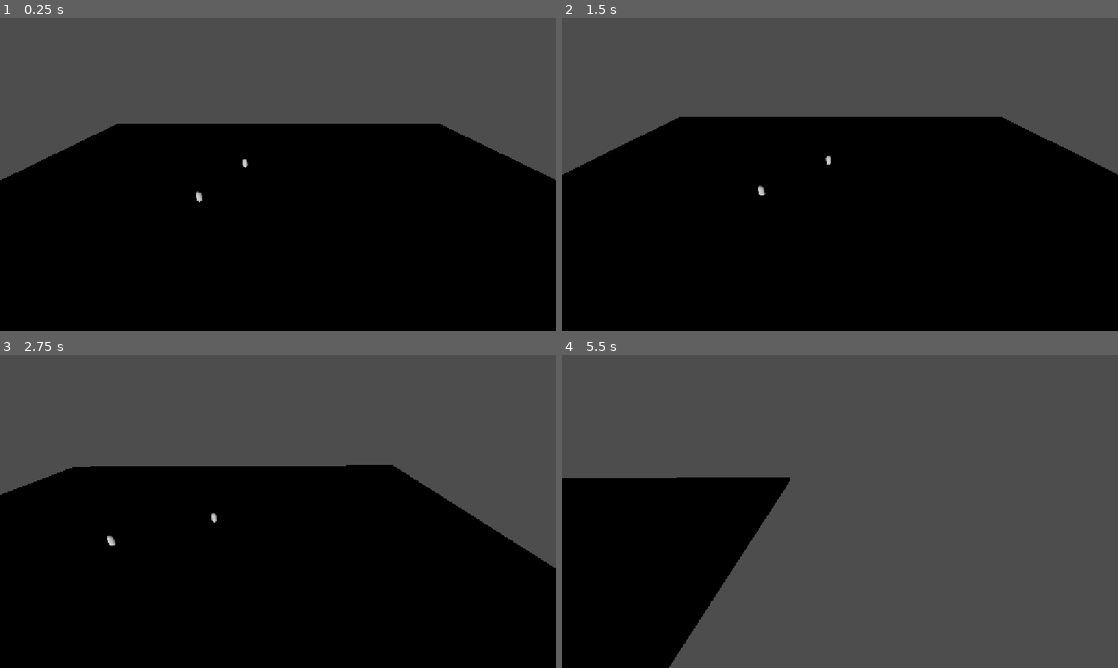
Above: before the commit, frames 1-4 (two rows, left to right).
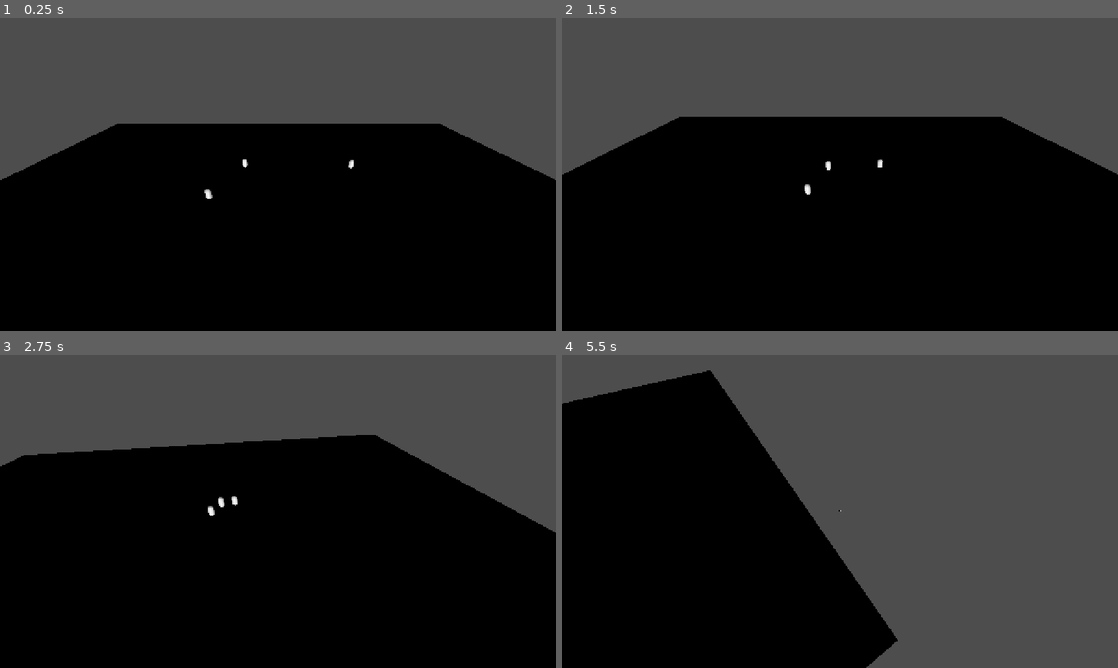
Above: after the commit, the same moments.

Repository: NoMacro/Football-game
Game: Godot game, scene res://match.tscn
The game is run twice, just before and just after one commit, with the same random seed, the same clock (stepped at 60 frames per second) and the same inputs.
Inputs (mouse positions are in pixels of both pictures, inside the frame that each line leads up to):
- Up to frame 1 (0.25 s): no input
- Up to frame 2 (1.5 s): tap Enter (ui_accept) at 0.5, 0.77 s; move the mouse to (962, 158) at 0.52 s; hold D (right) 0.53-1.28 s; tap Z (pass) at 0.6 s; tap Space (shoot) at 0.8, 1.35 s; move the mouse to (728, 190) at 1.27 s; hold S (backward) from 1.28 s (still down)
- Up to frame 3 (2.75 s): tap Enter (ui_accept) at 1.52 s; tap Z (pass) at 1.55, 2.1 s; move the mouse to (333, 442) at 2.02 s; release S (backward) at 2.03 s; hold D (right) from 2.03 s (still down); tap Space (shoot) at 2.3 s
- Up to frame 4 (5.5 s): move the mouse to (812, 574) at 2.77 s; release D (right) at 2.78 s; hold W (forward) 2.78-3.53 s; tap Space (shoot) at 2.85, 3.8, 4.35, 5.3 s; tap Enter (ui_accept) at 3.02, 3.77, 4.52 s; tap Z (pass) at 3.05, 3.6, 4.55, 5.1 s; move the mouse to (1006, 558) at 3.52 s; hold A (left) 3.53-5.03 s; move the mouse to (673, 464) at 4.27 s; move the mouse to (867, 511) at 5.02 s; hold S (backward) from 5.03 s (still down)

The runs differ from the first frame. In frame 1, 0.1% of the frame differs, in the area x 35-64%, y 45-59%; in frame 2, 0.1%; in frame 3, 8.1%; in frame 4, 23%, in the area x 0-61%, y 4-100%.

Commit message:
Add files via upload
Bug Fixes:
-Camera shaking
-Adjusted shooting speed

Features added:
-You can switch players with the pass button (z) when you don't have the ball
-Added an enemy and coded AI powered state machine that controls both the enemy and the teammate, for now AI will try to get the ball if it is not with them and stay on idle after they get it.

Planned:
-Make the AI pass the ball if the other team is too close

Diff:
--- a/balls/ball.gd
+++ b/balls/ball.gd
@@ -2,11 +2,13 @@
 
 const SPEED = 10
 const FRICTION = 7
+const DistanceInfrontPlayer = 0.8
 
-const SHOOTSPEED = 30
+const SHOOTSPEED = 25
 const PASSSPEED = 20
 
 var direction = Vector3.ZERO
+var PositionInfrontPlayer = Vector3.ZERO
 
 var player = null
 var PrevPlayer = null
@@ -29,13 +31,19 @@
 
 func FollowPlayer():
 		#Puts the ball .8 meters infront of the player
+		PositionInfrontPlayer = player.position + (player.direction * DistanceInfrontPlayer)
 		if player.velocity:
 			#if the player is moving then put the ball infront of him
-			direction = ((player.position + (player.direction * 0.8)) - position).normalized()
+			#direction = ((player.position + (player.direction * DistanceInfrontPlayer)) - position).normalized()
+			direction = position.direction_to(PositionInfrontPlayer)
 			velocity = direction * SPEED
 		else:
 			#otherwise stop the ball
-			velocity = Vector3.ZERO
+			if position.distance_to(PositionInfrontPlayer) > 0.1:
+				direction = position.direction_to(PositionInfrontPlayer)
+				velocity = direction * SPEED
+			else:
+				velocity = Vector3.ZERO
 
 func CheckInput():
 	if Input.is_action_just_pressed("shoot"):
@@ -48,6 +56,8 @@
 		velocity += player.direction * SHOOTSPEED
 		#velocity = vel
 		player = null
+		Globals.PlayerWithBall = null
+
 		#PrevPlayer = null
 		$MonitoringTimer.start()
 
@@ -62,6 +72,7 @@
 			velocity += position.direction_to(p.position).normalized() * PASSSPEED
 			##velocity = vel
 			player = null
+			Globals.PlayerWithBall = null
 			##PrevPlayer = null
 			$MonitoringTimer.start()
 
@@ -72,13 +83,22 @@
 		$MonitoringTimer.start()
 		player = body
 
-		if PrevPlayer:
-			#if someone else gets the ball, control that other player and put the previous player in idle
-			PrevPlayer.controlled = false
-			PrevPlayer.velocity = Vector3.ZERO
+		if !body.away:
+			Globals.ControlledPlayer.controlled = false
 
-		PrevPlayer = body
-		body.controlled = true
+			if PrevPlayer:
+				#if someone else gets the ball, control that other player and put the previous player in idle
+				PrevPlayer.controlled = false
+				PrevPlayer.velocity = Vector3.ZERO
+
+			PrevPlayer = body
+			Globals.PlayerWithBall = body
+			Globals.ControlledPlayer = body
+			Globals.BallIsHome = true
+			body.controlled = true
+
+		else:
+			Globals.BallIsHome = false
 
 
 func _on_monitoring_timer_timeout() -> void:
--- a/balls/ball.tscn
+++ b/balls/ball.tscn
@@ -27,7 +27,7 @@
 shape = SubResource("SphereShape3D_ht7ih")
 
 [node name="PlayerDetect" type="Area3D" parent="." unique_id=1926540107]
-collision_mask = 2
+collision_mask = 10
 
 [node name="CollisionShape3D" type="CollisionShape3D" parent="PlayerDetect" unique_id=1517365536]
 transform = Transform3D(1, 0, 0, 0, 1, 0, 0, 0, 1, 0, 0.1, 0)
--- /dev/null
+++ b/globals.gd
@@ -0,0 +1,15 @@
+extends Node
+
+var PlayerWithBall: CharacterBody3D = null
+var ControlledPlayer: CharacterBody3D = null
+var ball: CharacterBody3D = null
+var BallIsHome = true
+
+# Called when the node enters the scene tree for the first time.
+func _ready() -> void:
+	pass # Replace with function body.
+
+
+# Called every frame. 'delta' is the elapsed time since the previous frame.
+func _process(delta: float) -> void:
+	pass
--- a/match.gd
+++ b/match.gd
@@ -1,16 +1,19 @@
 extends Node3D
 
+const CameraSpeed = 15
 
 # Called when the node enters the scene tree for the first time.
 func _ready() -> void:
-	pass # Replace with function body.
+	Globals.ball = $ball
 
 
 # Called every frame. 'delta' is the elapsed time since the previous frame.
 func _process(delta: float) -> void:
 	#make the camera follow the player
+	$Camera3D.position = $Camera3D.position.move_toward(
+		Vector3($ball.position.x, $Camera3D.position.y, $Camera3D.position.z), CameraSpeed * delta)
 	$Camera3D.look_at($ball.position)
-	$Camera3D.position.x = $ball.position.x
+
 
 func _input(event):
 	#esc button quits the game
@@ -18,3 +21,28 @@
 		get_tree().quit()
 	if Input.is_action_pressed("ui_text_backspace"):
 		get_tree().reload_current_scene()
+
+	#Switch players
+	if Input.is_action_just_pressed("pass"):
+		if Globals.BallIsHome and Globals.PlayerWithBall:
+			return
+		var PlayersInfrontOfMe = null
+		var DirectionCounter = -2
+		var ComparedDirection = -2
+		var ControlledPlayer: CharacterBody3D = null
+
+		for p in $home.get_children():
+			if p.controlled:
+				ControlledPlayer = p
+
+		for p in $home.get_children():
+			if p.controlled == false and position.distance_to(p.position) < 35:
+				ComparedDirection = ControlledPlayer.direction.dot(position.direction_to(p.position).normalized())
+				if ComparedDirection > DirectionCounter:
+					DirectionCounter = ComparedDirection
+					PlayersInfrontOfMe = p
+
+		PlayersInfrontOfMe.controlled = true
+		ControlledPlayer.controlled = false
+		ControlledPlayer.velocity = Vector3.ZERO
+		Globals.ControlledPlayer = PlayersInfrontOfMe
--- a/match.tscn
+++ b/match.tscn
@@ -16,11 +16,19 @@
 [node name="ball" parent="." unique_id=1578066945 instance=ExtResource("4_xkuxl")]
 transform = Transform3D(1, 0, 0, 0, 1, 0, 0, 0, 1, -0.13165188, 1.1308174, 0)
 
-[node name="players" type="Node3D" parent="." unique_id=441195217]
+[node name="home" type="Node3D" parent="." unique_id=441195217]
 
-[node name="player" parent="players" unique_id=912569597 instance=ExtResource("3_2n26j")]
+[node name="player" parent="home" unique_id=912569597 instance=ExtResource("3_2n26j")]
 transform = Transform3D(1, 0, 0, 0, 1, 0, 0, 0, 1, -6.9432235, 0.8638315, -5.0444193)
 controlled = true
 
-[node name="player2" parent="players" unique_id=992883723 instance=ExtResource("3_2n26j")]
+[node name="player2" parent="home" unique_id=992883723 instance=ExtResource("3_2n26j")]
 transform = Transform3D(1, 0, 0, 0, 1, 0, 0, 0, 1, -12.817335, 0, 6.040162)
+
+[node name="away" type="Node3D" parent="." unique_id=1270328632]
+
+[node name="player" parent="away" unique_id=1380343690 instance=ExtResource("3_2n26j")]
+transform = Transform3D(1, 0, 0, 0, 1, 0, 0, 0, 1, 16.301962, 0.8638315, -5.0444193)
+collision_layer = 8
+collision_mask = 3
+away = true
--- a/players/player.gd
+++ b/players/player.gd
@@ -4,34 +4,43 @@
 var acceleration = 3
 var RotationSpeed = 20
 
+var state = StateMachine.idle
+var HasBall = false
+
 var direction = Vector3(0, 0, -1)
 var InputDirection = Vector3(0, 0, -1)
 
+@export var controlled: bool = false
+@export var away: bool = false
 
-
-@export var controlled: bool = false
+enum StateMachine{
+	idle, attacking, defending, GettingBall
+}
 
 func _ready() -> void:
 	#sync_to_physics = false
-	pass
+	if controlled:
+		Globals.ControlledPlayer = self
 
 # Called every frame. 'delta' is the elapsed time since the previous frame.
 func _physics_process(delta: float) -> void:
 	if controlled:
 		LookForInput()
 
+	if away:
+		AwayAI()
+	elif !controlled:
+		HomeAI()
 
 	#make sure player is on floor other wise gravity does its work :D
 	if is_on_floor() and velocity.y:
 		velocity.y = 0
 	elif !is_on_floor():
 		velocity.y += get_gravity().y
-
-
 	move_and_slide()
 
 func FindPlayerToPass():
-	print("Passing the ball")
+	#finding players in my direction to pass the ball
 	var PlayersInfrontOfMe = null
 	var DirectionCounter = -2
 	var ComparedDirection = -2
@@ -45,6 +54,34 @@
 
 	return PlayersInfrontOfMe
 
+
+func AwayAI():
+	if Globals.BallIsHome:
+		state = StateMachine.GettingBall
+	else:
+		state = StateMachine.idle
+
+	match state:
+		StateMachine.GettingBall:
+				state = StateMachine.idle
+				velocity = position.direction_to(Globals.ball.position) * speed
+		StateMachine.idle:
+			velocity = Vector3.ZERO
+
+func HomeAI():
+	if !Globals.BallIsHome or !Globals.PlayerWithBall:
+		state = StateMachine.GettingBall
+	else:
+		state = StateMachine.idle
+
+	match state:
+		StateMachine.GettingBall:
+				state = StateMachine.idle
+				velocity = position.direction_to(Globals.ball.position) * speed
+		StateMachine.idle:
+			velocity = Vector3.ZERO
+
+
 func LookForInput():
 	#look for movement keys
 	InputDirection.z = Input.get_action_strength("backward") - Input.get_action_strength("forward")
--- a/players/player.tscn
+++ b/players/player.tscn
@@ -10,6 +10,7 @@
 
 [node name="player" type="CharacterBody3D" unique_id=992883723]
 collision_layer = 2
+collision_mask = 9
 script = ExtResource("1_l271l")
 
 [node name="MeshInstance3D" type="MeshInstance3D" parent="." unique_id=1995399960]
--- a/project.godot
+++ b/project.godot
@@ -14,6 +14,10 @@
 run/main_scene="uid://de7nexw8cnf0y"
 config/features=PackedStringArray("4.6", "Forward Plus")
 config/icon="res://icon.svg"
+
+[autoload]
+
+Globals="*uid://bb5gyb51q4k81"
 
 [display]
 
@@ -61,8 +65,9 @@
 
 [layer_names]
 
-3d_physics/layer_2="players"
+3d_physics/layer_2="home"
 3d_physics/layer_3="ball"
+3d_physics/layer_4="away"
 
 [physics]
 
Not shown, added: globals.gd.uid
